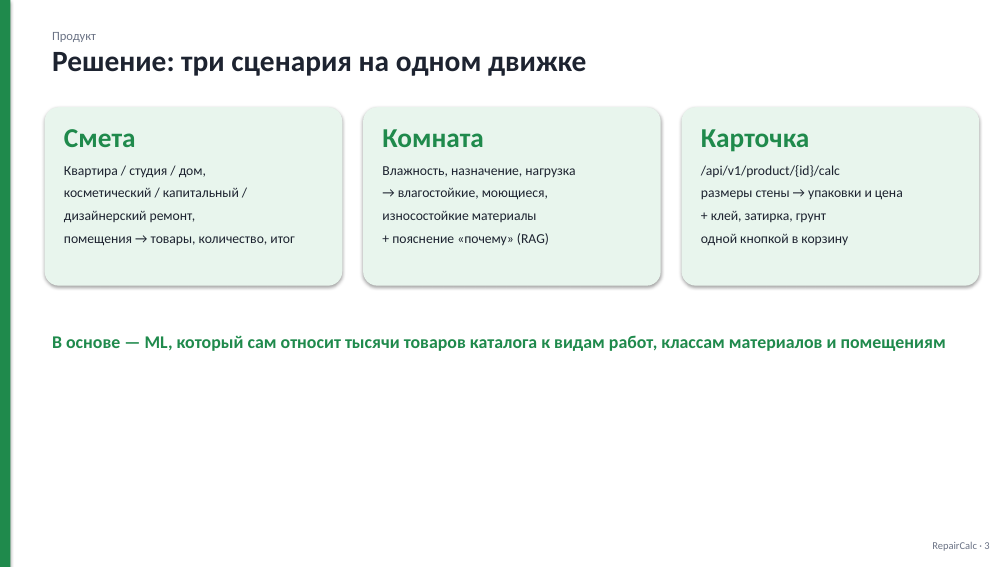
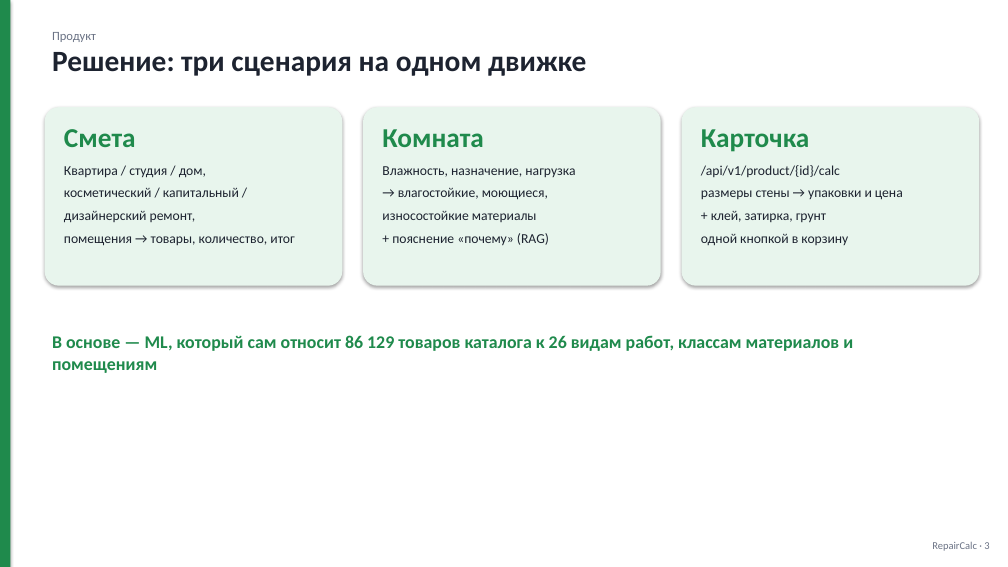
Before and after one commit to kragimov07-rgb/https---github.com-kragimov07-rgb-Clark, a slide deck: slide 3 of docs/RepairCalc.pptx. Drawn at 1008x567 pixels with LibreOffice and Linux fonts; fonts in the diff are those of the drawing. Boxes give left, top, right and bottom in pixels: in the first picture for what was removed or moved away, otherwise in the second. Text is boxed around its words. In the diff, an @@ line names an element or a change of style, - is before the commit and + after.

```diff
--- a/docs/RepairCalc.pptx
+++ b/docs/RepairCalc.pptx
@@ text at box(52, 335, 853, 373): text changed @@
-В основе — ML, который сам относит тысячи товаров каталога к видам работ, классам материалов и помещениям
+В основе — ML, который сам относит 86 129 товаров каталога к 26 видам работ, классам материалов и помещениям
```
Also in this commit, not shown: 13 other slides changed, 2 slides added, 31 other files.
